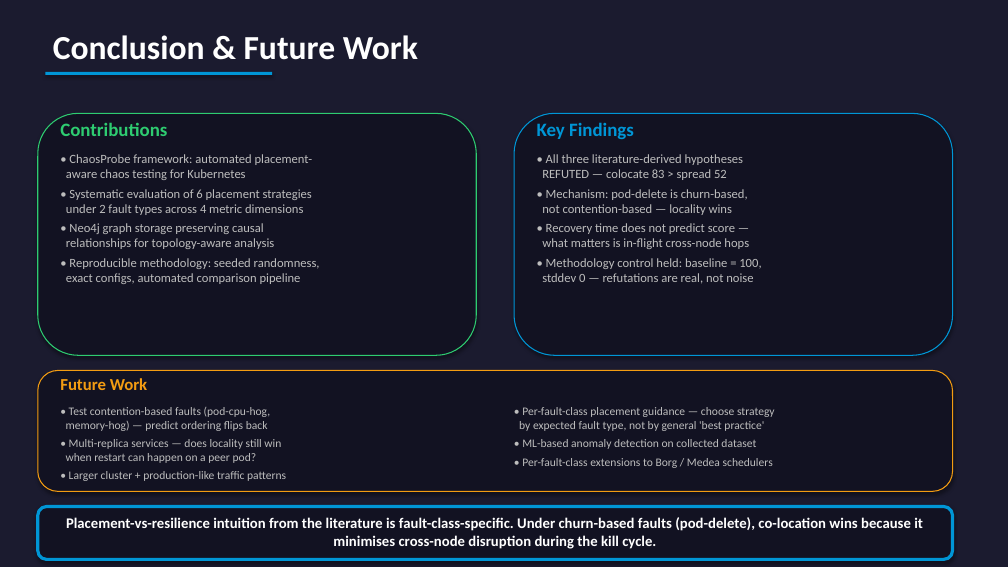
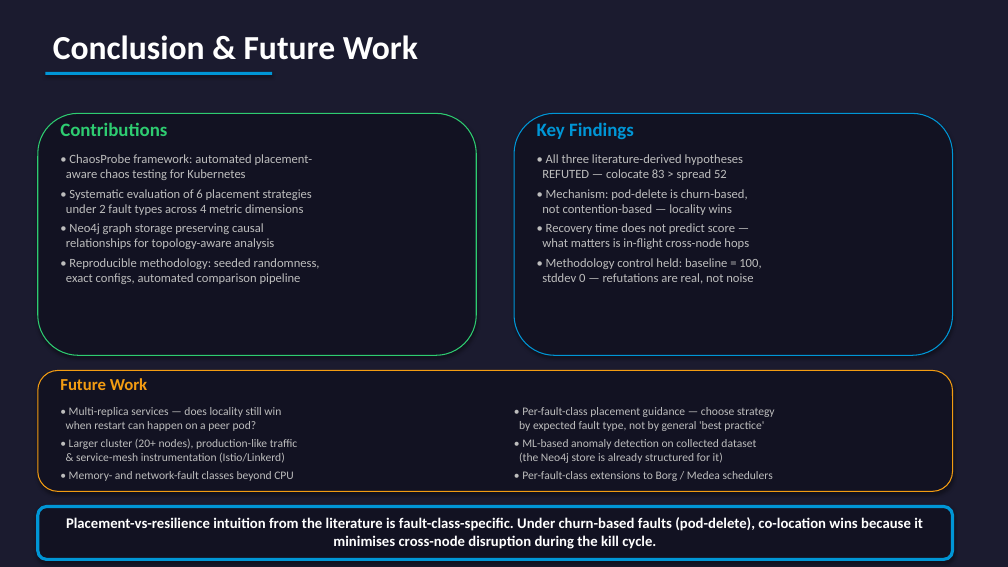
Before and after one commit to yhu02/uva-msc-thesis, a slide deck: slide 14 of ChaosProbe_Presentation.pptx. Drawn at 1008x567 pixels with LibreOffice and Linux fonts; fonts in the diff are those of the drawing. Boxes give left, top, right and bottom in pixels: in the first picture for what was removed or moved away, otherwise in the second. Text is boxed around its words. In the diff, an @@ line names an element or a change of style, - is before the commit and + after.

Commit message:
test

```diff
--- a/ChaosProbe_Presentation.pptx
+++ b/ChaosProbe_Presentation.pptx
@@ text at (66, 407, 270, 431): paragraph removed @@
-• Test contention-based faults (pod-cpu-hog,
-memory-hog) — predict ordering flips back
@@ text at (69, 439, 297, 481): text changed @@
-• Larger cluster + production-like traffic patterns
+• Larger cluster (20+ nodes), production-like traffic
+& service-mesh instrumentation (Istio/Linkerd)
+• Memory- and network-fault classes beyond CPU
@@ text at (519, 439, 756, 463): text changed @@
-• ML-based anomaly detection on collected dataset
+• ML-based anomaly detection on collected dataset
+(the Neo4j store is already structured for it)
```
Also in this commit, not shown: 4 other slides changed, 14 other files.
